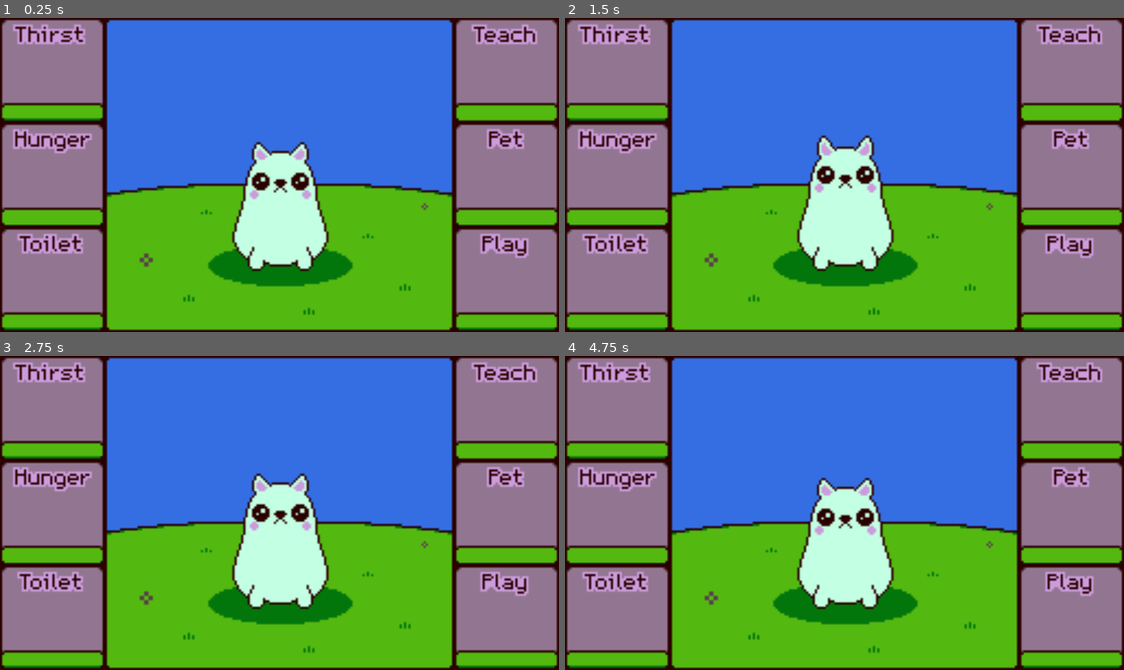
Above: before the commit, frames 1-4 (two rows, left to right).
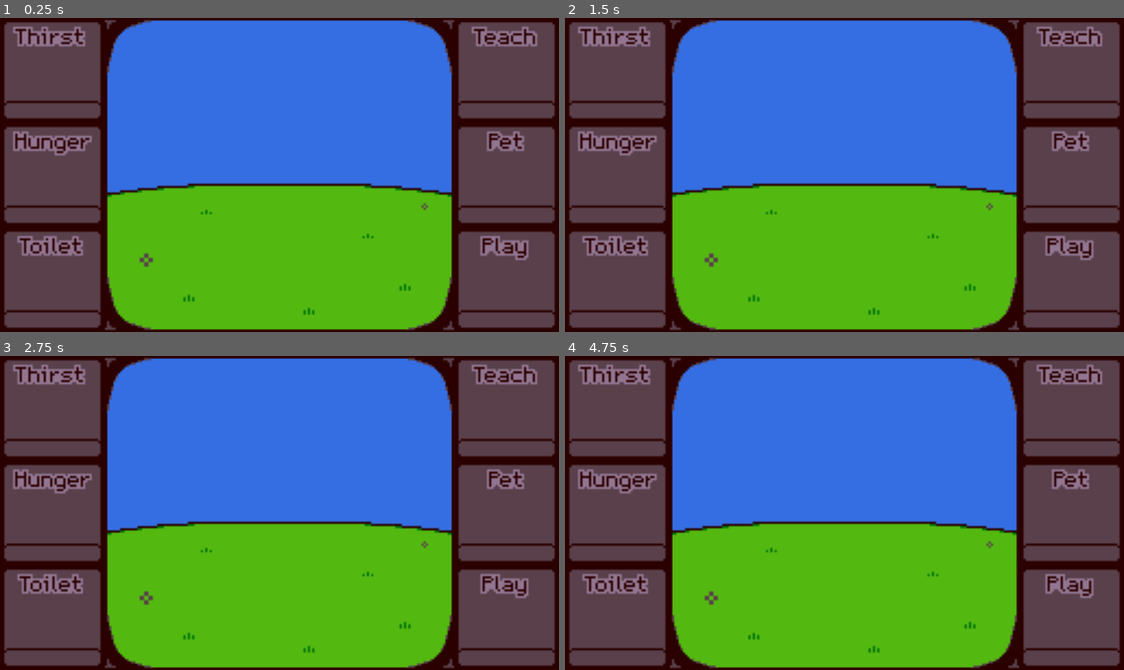
Above: after the commit, the same moments.

Repository: joannetteg/KeepItAlive
Game: Godot game, scene res://Scene/Main.tscn
The game is run twice, just before and just after one commit, with the same random seed, the same clock (stepped at 60 frames per second) and the same inputs.
Inputs (mouse positions are in pixels of both pictures, inside the frame that each line leads up to):
- Up to frame 1 (0.25 s): no input
- Up to frame 2 (1.5 s): click (615, 71) at 0.52 s; click (1073, 281) at 1.27 s
- Up to frame 3 (2.75 s): click (508, 619) at 2.02 s
- Up to frame 4 (4.75 s): click (615, 513) at 2.77 s; click (615, 616) at 3.52 s; click (1073, 409) at 4.27 s

The runs differ from the first frame. In frame 1, 44% of the frame differs, in the area x 0-100%, y 0-100%; in frame 2, 44%; in frame 3, 44%; in frame 4, 44%.

Commit message:
UI StateMachine

Diff:
--- a/Scene/Main.tscn
+++ b/Scene/Main.tscn
@@ -22,6 +22,81 @@
 [ext_resource path="res://Resources/Mockups/CatAnimations/Idle/Kitty_idle_4.png" type="Texture" id=20]
 [ext_resource path="res://Resources/Mockups/CatAnimations/Idle/Kitty_idle_7.png" type="Texture" id=21]
 [ext_resource path="res://Scene/UI.gd" type="Script" id=22]
+[ext_resource path="res://Resources/Mockups/UI/Background_border.png" type="Texture" id=23]
+[ext_resource path="res://Resources/Mockups/UI/ui_icons_cross.png" type="Texture" id=24]
+[ext_resource path="res://Resources/Mockups/UI/ui_bar_happiness.png" type="Texture" id=25]
+[ext_resource path="res://Resources/Mockups/UI/ui_icons_happy.png" type="Texture" id=26]
+[ext_resource path="res://Resources/Mockups/UI/ui_bar_border.png" type="Texture" id=27]
+[ext_resource path="res://Resources/Mockups/UI/ui_bar_life.png" type="Texture" id=28]
+[ext_resource path="res://Resources/Mockups/UI/ui_bar_back.png" type="Texture" id=29]
+[ext_resource path="res://Resources/Mockups/UI/ui_icons_happy_flash.png" type="Texture" id=30]
+[ext_resource path="res://Resources/Mockups/UI/ui_icons_cross_flash.png" type="Texture" id=31]
+[ext_resource path="res://Resources/Mockups/UI/ui_bar_flash.png" type="Texture" id=32]
+[ext_resource path="res://Resources/Mockups/UI/ui_bar_small_back.png" type="Texture" id=33]
+
+[sub_resource type="Animation" id=2]
+resource_name = "flashHappyBar"
+length = 0.2
+tracks/0/type = "value"
+tracks/0/path = NodePath("UI/Background/BAR_Happy/Progress:texture_progress")
+tracks/0/interp = 1
+tracks/0/loop_wrap = true
+tracks/0/imported = false
+tracks/0/enabled = true
+tracks/0/keys = {
+"times": PoolRealArray( 0, 0.1, 0.2 ),
+"transitions": PoolRealArray( 1, 1, 1 ),
+"update": 1,
+"values": [ ExtResource( 25 ), ExtResource( 32 ), ExtResource( 25 ) ]
+}
+
+[sub_resource type="Animation" id=3]
+resource_name = "flashHappyIcon"
+length = 0.2
+tracks/0/type = "value"
+tracks/0/path = NodePath("UI/Background/BAR_Happy/ICN:texture")
+tracks/0/interp = 1
+tracks/0/loop_wrap = true
+tracks/0/imported = false
+tracks/0/enabled = true
+tracks/0/keys = {
+"times": PoolRealArray( 0, 0.1, 0.2 ),
+"transitions": PoolRealArray( 1, 1, 1 ),
+"update": 1,
+"values": [ ExtResource( 26 ), ExtResource( 30 ), ExtResource( 26 ) ]
+}
+
+[sub_resource type="Animation" id=4]
+resource_name = "flashLifeBar"
+length = 0.2
+tracks/0/type = "value"
+tracks/0/path = NodePath("UI/Background/BAR_Life/Progress:texture_progress")
+tracks/0/interp = 1
+tracks/0/loop_wrap = true
+tracks/0/imported = false
+tracks/0/enabled = true
+tracks/0/keys = {
+"times": PoolRealArray( 0, 0.1, 0.2 ),
+"transitions": PoolRealArray( 1, 1, 1 ),
+"update": 1,
+"values": [ ExtResource( 28 ), ExtResource( 32 ), ExtResource( 28 ) ]
+}
+
+[sub_resource type="Animation" id=5]
+resource_name = "flashLifeIcon"
+length = 0.2
+tracks/0/type = "value"
+tracks/0/path = NodePath("UI/Background/BAR_Life/ICN:texture")
+tracks/0/interp = 1
+tracks/0/loop_wrap = true
+tracks/0/imported = false
+tracks/0/enabled = true
+tracks/0/keys = {
+"times": PoolRealArray( 0, 0.1, 0.2 ),
+"transitions": PoolRealArray( 1, 1, 1 ),
+"update": 1,
+"values": [ ExtResource( 24 ), ExtResource( 31 ), ExtResource( 24 ) ]
+}
 
 [sub_resource type="SpriteFrames" id=1]
 animations = [ {
@@ -32,6 +107,17 @@
 } ]
 
 [node name="Main" type="Node2D"]
+
+[node name="StagesUnlock" type="Timer" parent="."]
+wait_time = 60.0
+one_shot = true
+autostart = true
+
+[node name="UIAnimation" type="AnimationPlayer" parent="."]
+anims/flashHappyBar = SubResource( 2 )
+anims/flashHappyIcon = SubResource( 3 )
+anims/flashLifeBar = SubResource( 4 )
+anims/flashLifeIcon = SubResource( 5 )
 
 [node name="UI" type="Control" parent="."]
 anchor_right = 1.0
@@ -53,25 +139,35 @@
 "_edit_use_anchors_": false
 }
 
+[node name="Border" type="TextureRect" parent="UI/Background"]
+margin_left = 48.4733
+margin_top = -0.315559
+margin_right = 208.473
+margin_bottom = 143.684
+texture = ExtResource( 23 )
+__meta__ = {
+"_edit_use_anchors_": false
+}
+
 [node name="BAR_Thirst" type="TextureProgress" parent="UI/Background"]
 margin_left = 0.342915
-margin_top = 35.7066
+margin_top = 34.7066
 margin_right = 48.3429
-margin_bottom = 47.7066
-max_value = 48.0
-value = 48.0
+margin_bottom = 46.7066
+max_value = 48.0
+texture_under = ExtResource( 33 )
 texture_progress = ExtResource( 14 )
 __meta__ = {
 "_edit_use_anchors_": false
 }
 
 [node name="BAR_Hunger" type="TextureProgress" parent="UI/Background"]
-margin_left = 0.139008
-margin_top = 85.0521
+margin_left = 0.139
+margin_top = 83.287
 margin_right = 48.139
-margin_bottom = 97.0521
-max_value = 48.0
-value = 48.0
+margin_bottom = 95.287
+max_value = 48.0
+texture_under = ExtResource( 33 )
 texture_progress = ExtResource( 14 )
 __meta__ = {
 "_edit_use_anchors_": false
@@ -79,11 +175,11 @@
 
 [node name="BAR_Toilet" type="TextureProgress" parent="UI/Background"]
 margin_left = 0.139008
-margin_top = 131.951
+margin_top = 130.951
 margin_right = 48.139
-margin_bottom = 143.951
-max_value = 48.0
-value = 48.0
+margin_bottom = 142.951
+max_value = 48.0
+texture_under = ExtResource( 33 )
 texture_progress = ExtResource( 14 )
 __meta__ = {
 "_edit_use_anchors_": false
@@ -91,11 +187,11 @@
 
 [node name="BAR_Teach" type="TextureProgress" parent="UI/Background"]
 margin_left = 207.92
-margin_top = 37.5418
+margin_top = 35.338
 margin_right = 255.92
-margin_bottom = 49.5418
-max_value = 48.0
-value = 48.0
+margin_bottom = 47.338
+max_value = 48.0
+texture_under = ExtResource( 33 )
 texture_progress = ExtResource( 14 )
 __meta__ = {
 "_edit_use_anchors_": false
@@ -103,11 +199,11 @@
 
 [node name="BAR_Pet" type="TextureProgress" parent="UI/Background"]
 margin_left = 208.328
-margin_top = 85.0521
+margin_top = 83.373
 margin_right = 256.328
-margin_bottom = 97.0521
-max_value = 48.0
-value = 48.0
+margin_bottom = 95.373
+max_value = 48.0
+texture_under = ExtResource( 33 )
 texture_progress = ExtResource( 14 )
 __meta__ = {
 "_edit_use_anchors_": false
@@ -115,81 +211,168 @@
 
 [node name="BAR_Play" type="TextureProgress" parent="UI/Background"]
 margin_left = 208.428
-margin_top = 131.983
+margin_top = 130.983
 margin_right = 256.428
-margin_bottom = 143.983
-max_value = 48.0
-value = 48.0
-texture_progress = ExtResource( 14 )
-__meta__ = {
-"_edit_use_anchors_": false
-}
-
-[node name="BTN_Thist" type="TextureButton" parent="UI/Background"]
-margin_left = -0.157784
-margin_top = -0.157776
-margin_right = 47.8422
-margin_bottom = 47.8422
+margin_bottom = 142.983
+max_value = 48.0
+texture_under = ExtResource( 33 )
+texture_progress = ExtResource( 14 )
+__meta__ = {
+"_edit_use_anchors_": false
+}
+
+[node name="BTN_Thirst" type="TextureButton" parent="UI/Background"]
+anchor_left = 0.002
+anchor_top = -0.002
+anchor_right = 0.002
+anchor_bottom = -0.002
+margin_left = -0.0386571
+margin_top = -0.0275594
+margin_right = 47.9613
+margin_bottom = 47.9724
+disabled = true
 texture_normal = ExtResource( 5 )
 texture_pressed = ExtResource( 6 )
+texture_disabled = ExtResource( 6 )
 __meta__ = {
 "_edit_use_anchors_": false
 }
 
 [node name="BTN_Hunger" type="TextureButton" parent="UI/Background"]
-margin_left = 0.451874
-margin_top = 48.3502
-margin_right = 48.4519
-margin_bottom = 96.3502
+margin_left = 0.473343
+margin_top = 47.6844
+margin_right = 48.4733
+margin_bottom = 95.6844
+disabled = true
 texture_normal = ExtResource( 12 )
 texture_pressed = ExtResource( 7 )
+texture_disabled = ExtResource( 7 )
 
 [node name="BTN_Toilet" type="TextureButton" parent="UI/Background"]
-margin_left = 0.225929
-margin_top = 95.5707
-margin_right = 48.2259
-margin_bottom = 143.571
+margin_left = 0.473343
+margin_top = 95.6844
+margin_right = 48.4733
+margin_bottom = 143.684
+disabled = true
 texture_normal = ExtResource( 4 )
 texture_pressed = ExtResource( 10 )
+texture_disabled = ExtResource( 10 )
 __meta__ = {
 "_edit_use_anchors_": false
 }
 
 [node name="BTN_Teach" type="TextureButton" parent="UI/Background"]
-margin_left = 208.313
-margin_top = 0.225933
-margin_right = 256.313
-margin_bottom = 48.2259
+margin_left = 208.473
+margin_top = -0.315559
+margin_right = 256.473
+margin_bottom = 47.6844
+disabled = true
 texture_normal = ExtResource( 8 )
 texture_pressed = ExtResource( 13 )
+texture_disabled = ExtResource( 13 )
 __meta__ = {
 "_edit_use_anchors_": false
 }
 
 [node name="BTN_Pet" type="TextureButton" parent="UI/Background"]
-margin_left = 207.676
-margin_top = 48.0363
-margin_right = 255.676
-margin_bottom = 96.0363
+margin_left = 208.473
+margin_top = 47.6844
+margin_right = 256.473
+margin_bottom = 95.6844
+disabled = true
 texture_normal = ExtResource( 9 )
 texture_pressed = ExtResource( 11 )
+texture_disabled = ExtResource( 11 )
 __meta__ = {
 "_edit_use_anchors_": false
 }
 
 [node name="BTN_Play" type="TextureButton" parent="UI/Background"]
-margin_left = 208.444
-margin_top = 96.0721
-margin_right = 256.444
-margin_bottom = 144.072
+margin_left = 208.473
+margin_top = 95.6844
+margin_right = 256.473
+margin_bottom = 143.684
+disabled = true
 texture_normal = ExtResource( 2 )
 texture_pressed = ExtResource( 3 )
+texture_disabled = ExtResource( 3 )
+__meta__ = {
+"_edit_use_anchors_": false
+}
+
+[node name="BAR_Life" type="TextureRect" parent="UI/Background"]
+margin_left = 82.4733
+margin_top = 5.68444
+margin_right = 184.473
+margin_bottom = 12.6844
+texture = ExtResource( 27 )
+__meta__ = {
+"_edit_use_anchors_": false
+}
+
+[node name="Progress" type="TextureProgress" parent="UI/Background/BAR_Life"]
+margin_left = 1.4
+margin_top = 0.7
+margin_right = 101.4
+margin_bottom = 5.7
+value = 100.0
+texture_under = ExtResource( 29 )
+texture_progress = ExtResource( 28 )
+__meta__ = {
+"_edit_use_anchors_": false
+}
+
+[node name="ICN" type="TextureRect" parent="UI/Background/BAR_Life"]
+margin_left = -9.69611
+margin_top = -0.661098
+margin_right = -1.69611
+margin_bottom = 7.3389
+texture = ExtResource( 24 )
+__meta__ = {
+"_edit_use_anchors_": false
+}
+
+[node name="BAR_Happy" type="TextureRect" parent="UI/Background"]
+margin_left = 82.4733
+margin_top = 14.6844
+margin_right = 184.473
+margin_bottom = 21.6844
+texture = ExtResource( 27 )
+__meta__ = {
+"_edit_use_anchors_": false
+}
+
+[node name="Progress" type="TextureProgress" parent="UI/Background/BAR_Happy"]
+margin_left = 1.47333
+margin_top = 0.68444
+margin_right = 101.473
+margin_bottom = 5.68444
+value = 100.0
+texture_under = ExtResource( 29 )
+texture_progress = ExtResource( 25 )
+__meta__ = {
+"_edit_use_anchors_": false
+}
+
+[node name="ICN" type="TextureRect" parent="UI/Background/BAR_Happy"]
+margin_left = -9.69611
+margin_top = -0.661098
+margin_right = -1.69611
+margin_bottom = 7.3389
+texture = ExtResource( 26 )
 __meta__ = {
 "_edit_use_anchors_": false
 }
 
 [node name="Kitty" type="AnimatedSprite" parent="UI"]
-position = Vector2( 128.431, 85.9908 )
+position = Vector2( 128, 92 )
 frames = SubResource( 1 )
-frame = 6
+frame = 2
 playing = true
+[connection signal="pressed" from="UI/Background/BTN_Thirst" to="UI" method="_on_BTN_Thirst_pressed"]
+[connection signal="pressed" from="UI/Background/BTN_Thirst" to="UI" method="_on_BTN_Thist_pressed"]
+[connection signal="pressed" from="UI/Background/BTN_Hunger" to="UI" method="_on_BTN_Hunger_pressed"]
+[connection signal="pressed" from="UI/Background/BTN_Toilet" to="UI" method="_on_BTN_Toilet_pressed"]
+[connection signal="pressed" from="UI/Background/BTN_Teach" to="UI" method="_on_BTN_Teach_pressed"]
+[connection signal="pressed" from="UI/Background/BTN_Pet" to="UI" method="_on_BTN_Pet_pressed"]
+[connection signal="pressed" from="UI/Background/BTN_Play" to="UI" method="_on_BTN_Play_pressed"]
--- a/Scene/UI.gd
+++ b/Scene/UI.gd
@@ -15,12 +15,32 @@
 var currentLife = 0
 var currentHappiness = 0
 
+enum gameStates{
+	menu,
+	stage1,
+	stage2,
+	stage3,
+	stage4,
+	stage5,
+	stage6,
+	dead
+}
+
+var gameState = gameStates.menu
+
 onready var bar_Thirst = get_node("Background/BAR_Thirst")
 onready var bar_Hunger = get_node("Background/BAR_Hunger")
 onready var bar_Toilet = get_node("Background/BAR_Toilet")
 onready var bar_Teach = get_node("Background/BAR_Teach")
 onready var bar_Pet = get_node("Background/BAR_Pet")
 onready var bar_Play = get_node("Background/BAR_Play")
+
+onready var bar_Life = get_node("Background/BAR_Life")
+onready var bar_Happy = get_node("Background/BAR_Happy")
+onready var bar_Life_Progress = get_node("Background/BAR_Life/Progress")
+onready var bar_Happy_Progress = get_node("Background/BAR_Happy/Progress")
+onready var bar_Life_ICN = get_node("Background/BAR_Life/ICN")
+onready var bar_Happy_ICN = get_node("Background/BAR_Happy/ICN")
 
 onready var btn_Thirst = get_node("Background/BTN_Thirst")
 onready var btn_Hunger = get_node("Background/BTN_Hunger")
@@ -29,11 +49,77 @@
 onready var btn_Pet = get_node("Background/BTN_Pet")
 onready var btn_Play = get_node("Background/BTN_Play")
 
+onready var stages_Timer = get_node("../StagesUnlock")
+onready var spr_Kitty = get_node("Kitty")
+onready var uiAnimation = get_node("../UIAnimation")
+
 # Called when the node enters the scene tree for the first time.
 func _ready():
-	pass
-
+	gameState = gameStates.menu
 
 # Called every frame. 'delta' is the elapsed time since the previous frame.
 func _process(delta):
-	pass
+	#print(stages_Timer.time_left)
+
+	if gameState == gameStates.menu:
+		spr_Kitty.visible = false
+		bar_Life.visible = false
+		bar_Happy.visible = false
+
+	elif gameState == gameStates.stage1:
+		btn_Thirst.disabled = false
+		if stages_Timer.time_left < 50:
+			gameState = gameStates.stage2
+
+	elif gameState == gameStates.stage2:
+		btn_Hunger.disabled = false
+		if stages_Timer.time_left < 40:
+			gameState = gameStates.stage3
+
+	elif gameState == gameStates.stage3:
+		btn_Toilet.disabled = false
+		if stages_Timer.time_left < 30:
+			gameState = gameStates.stage4
+
+	elif gameState == gameStates.stage4:
+		btn_Teach.disabled = false
+		if stages_Timer.time_left < 20:
+			gameState = gameStates.stage5
+
+	elif gameState == gameStates.stage5:
+		btn_Pet.disabled = false
+		if stages_Timer.time_left < 10:
+			gameState = gameStates.stage6
+
+	elif gameState == gameStates.stage6:
+		btn_Play.disabled = false
+
+	elif gameState == gameStates.dead:
+		_on_Cooldown()
+
+func _on_Cooldown():
+	btn_Thirst.disabled = true
+	btn_Hunger.disabled = true
+	btn_Toilet.disabled = true
+	btn_Teach.disabled = true
+	btn_Pet.disabled = true
+	btn_Play.disabled = true
+
+# Event Listeners
+func _on_BTN_Play_pressed():
+	currentPlayValue = MAX_VALUE
+
+func _on_BTN_Pet_pressed():
+	currentPetValue = MAX_VALUE
+
+func _on_BTN_Teach_pressed():
+	currentTeachValue = MAX_VALUE
+
+func _on_BTN_Toilet_pressed():
+	currentToiletValue = MAX_VALUE
+
+func _on_BTN_Hunger_pressed():
+	currentHungerValue = MAX_VALUE
+
+func _on_BTN_Thirst_pressed():
+	currentThirstValue = MAX_VALUE
--- a/project.godot
+++ b/project.godot
@@ -24,14 +24,20 @@
 window/size/width=256
 window/size/height=144
 window/size/resizable=false
-window/size/test_width=896
-window/size/test_height=504
+window/size/test_width=1024
+window/size/test_height=576
+window/per_pixel_transparency/allowed=true
 window/stretch/mode="2d"
 window/stretch/aspect="keep"
 
 [rendering]
 
 quality/driver/driver_name="GLES2"
+quality/intended_usage/framebuffer_allocation=0
 vram_compression/import_etc=true
 vram_compression/import_etc2=false
+quality/directional_shadow/size=1024
+quality/shadow_atlas/size=1024
+quality/reflections/atlas_size=1024
+quality/depth/hdr=false
 environment/default_environment="res://default_env.tres"
Binary file added: Resources/Mockups/Background_border.aseprite
Binary file added: Resources/Mockups/UI/Background_border.png
Binary file added: Resources/Mockups/UI/ui_bar_border.png
Binary file added: Resources/Mockups/UI/ui_bar_small_back.png
Binary file changed: Resources/Mockups/ui_bars.aseprite
Not shown: 1 places in Scene/Main.tscn that only renumber resources
